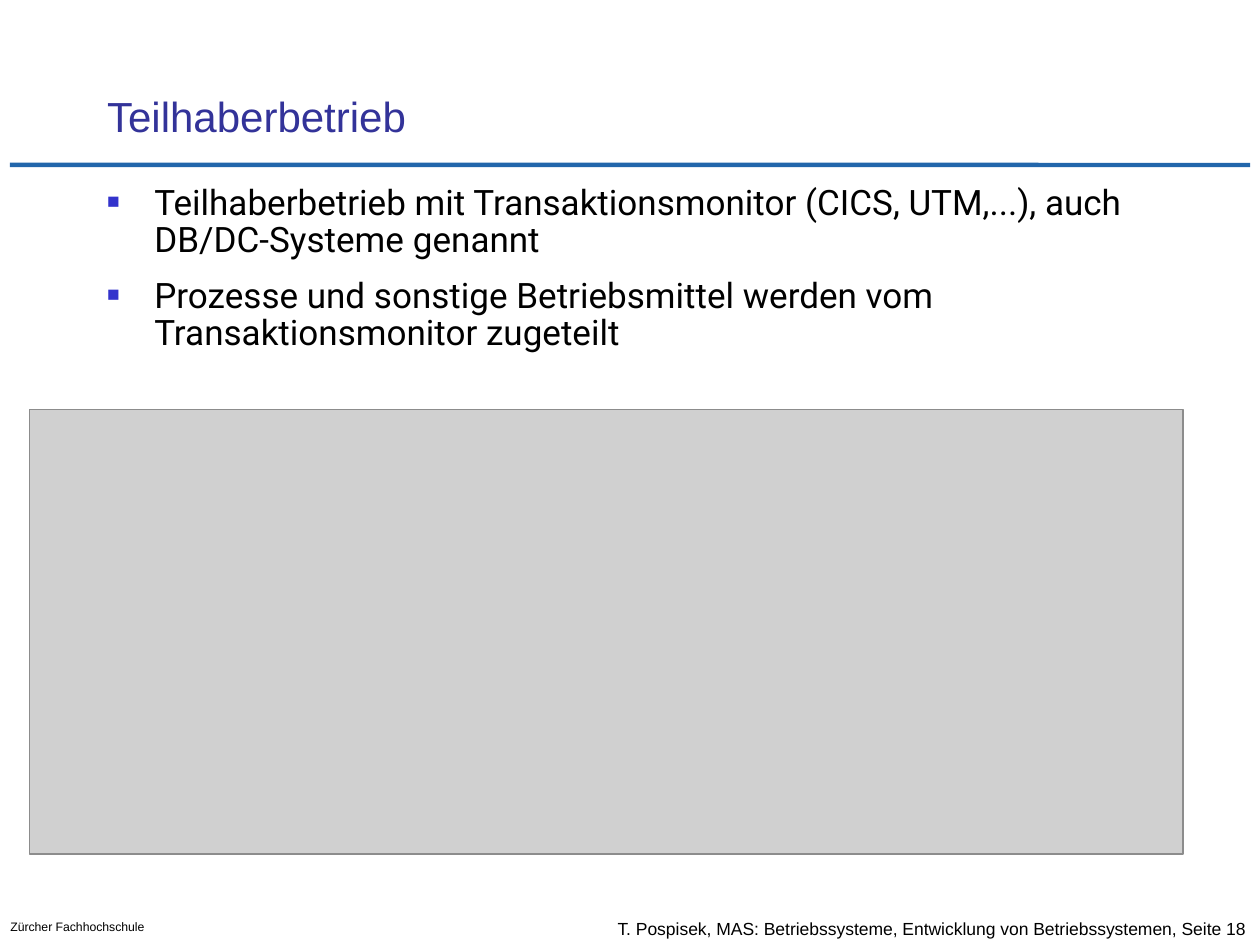
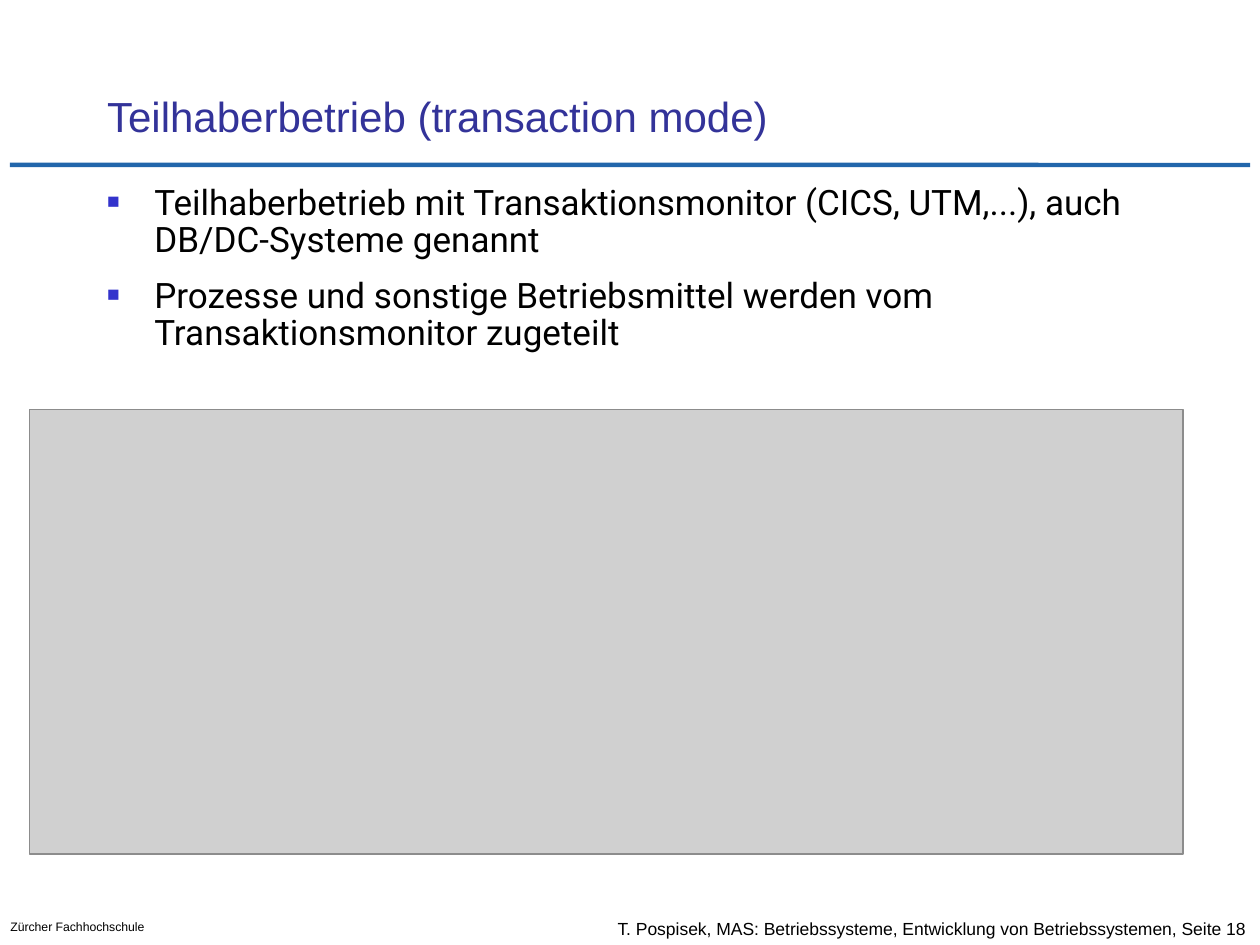
Before and after one commit to tpo/betriebssysteme, a slide deck: slide 18 of 01-2_Entwicklung_von_Betriebssystemen.odp. Drawn at 1260x945 pixels with LibreOffice and Linux fonts; fonts in the diff are those of the drawing; grey boxes stand for pictures; background and template pictures are left out. Boxes give left, top, right and bottom in pixels: in the first picture for what was removed or moved away, otherwise in the second. Text is boxed around its words. In the diff, an @@ line names an element or a change of style, - is before the commit and + after.

Commit message:
diverse kosmetische Änderungen
* Titel der Slides Teilhaber- und Teilnehmerbetrieb mit englischen Ausdruck ergänzt
* S.21 Gründe für Verbreitung eines OS neutraler umformuliert
* S.31 ergänzt, dass Minix als Management Engine OS dient
* S.33 Text ersetzt: Linux als Basis von Androis und Internet OS
* S.37 GitLab als wichtiges Ereignis hinzugefügt

```diff
--- a/01-2_Entwicklung_von_Betriebssystemen.odp
+++ b/01-2_Entwicklung_von_Betriebssystemen.odp
@@ title at (107, 101, 768, 140): text changed @@
-Teilhaberbetrieb
+Teilhaberbetrieb (transaction mode)
```
Also in this commit, not shown: 6 other slides changed.
